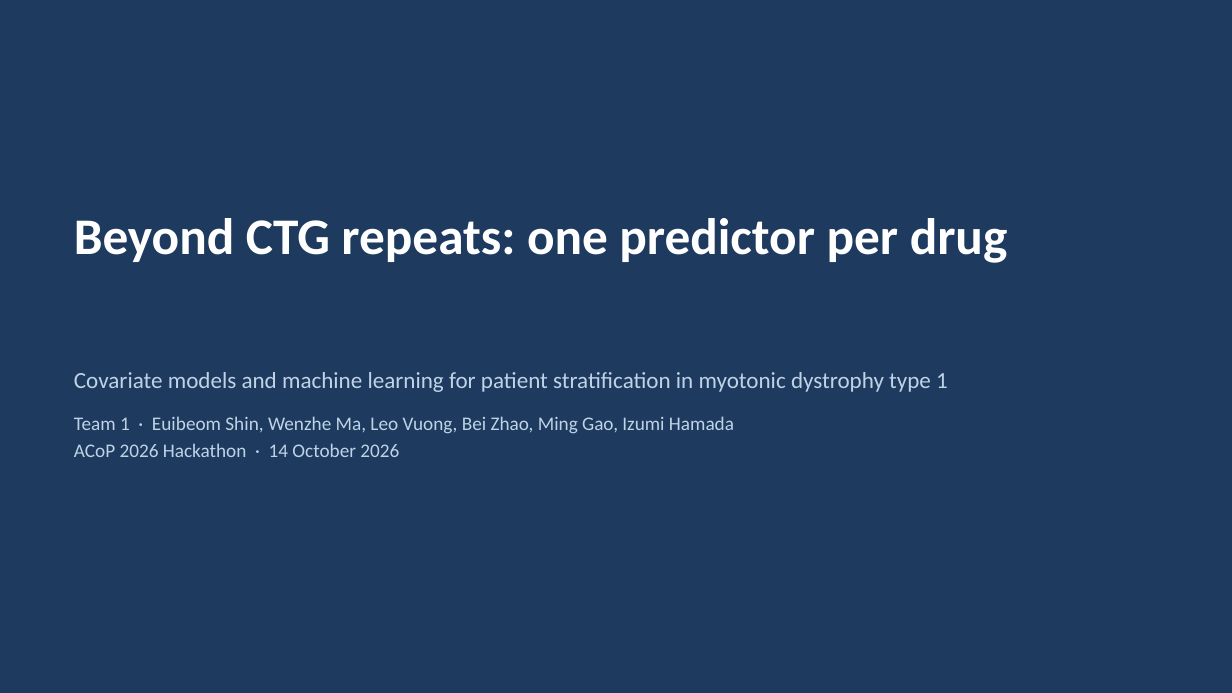
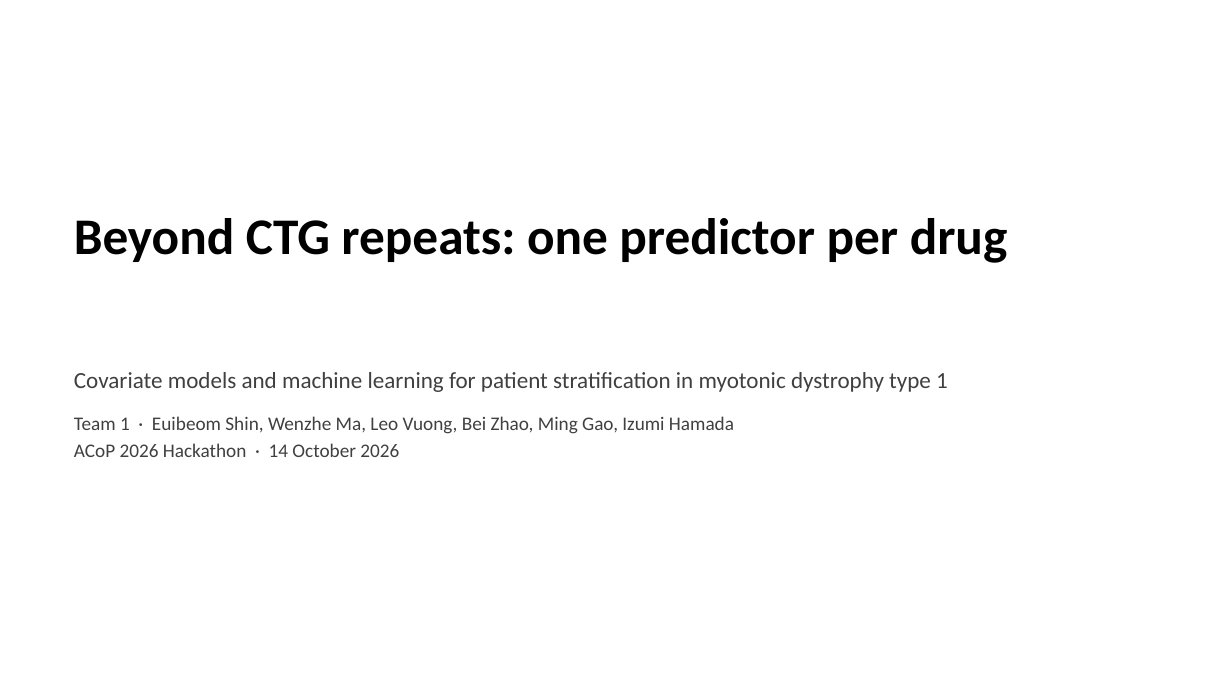
Before and after one commit to euibeom135-cell/acop2026-hackathon-team1, a slide deck: slide 1 of slides/Team1_DM1_slides.pptx. Drawn at 1232x693 pixels with LibreOffice and Linux fonts; fonts in the diff are those of the drawing. Boxes give left, top, right and bottom in pixels: in the first picture for what was removed or moved away, otherwise in the second. Text is boxed around its words. In the diff, an @@ line names an element or a change of style, - is before the commit and + after.

```diff
--- a/slides/Team1_DM1_slides.pptx
+++ b/slides/Team1_DM1_slides.pptx
@@ background #1E3A5F to #FFFFFF @@
@@ title "Beyond CTG repeats: one predictor ..." at box(74, 218, 1008, 263): text colour #FFFFFF to #000000 @@
@@ text "Covariate models and machine learning ..." at box(74, 372, 948, 457): text colour #BFD3E6 to #404040 @@
```
Also in this commit, not shown: 9 other slides changed.
